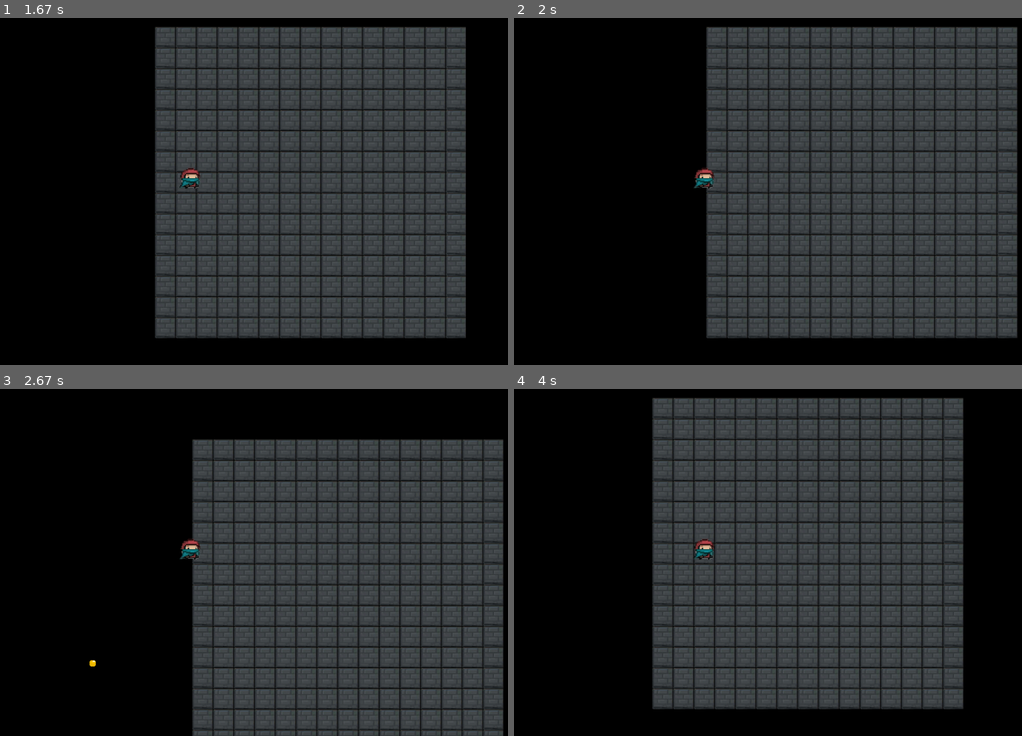
Above: before the commit, frames 1-4 (two rows, left to right).
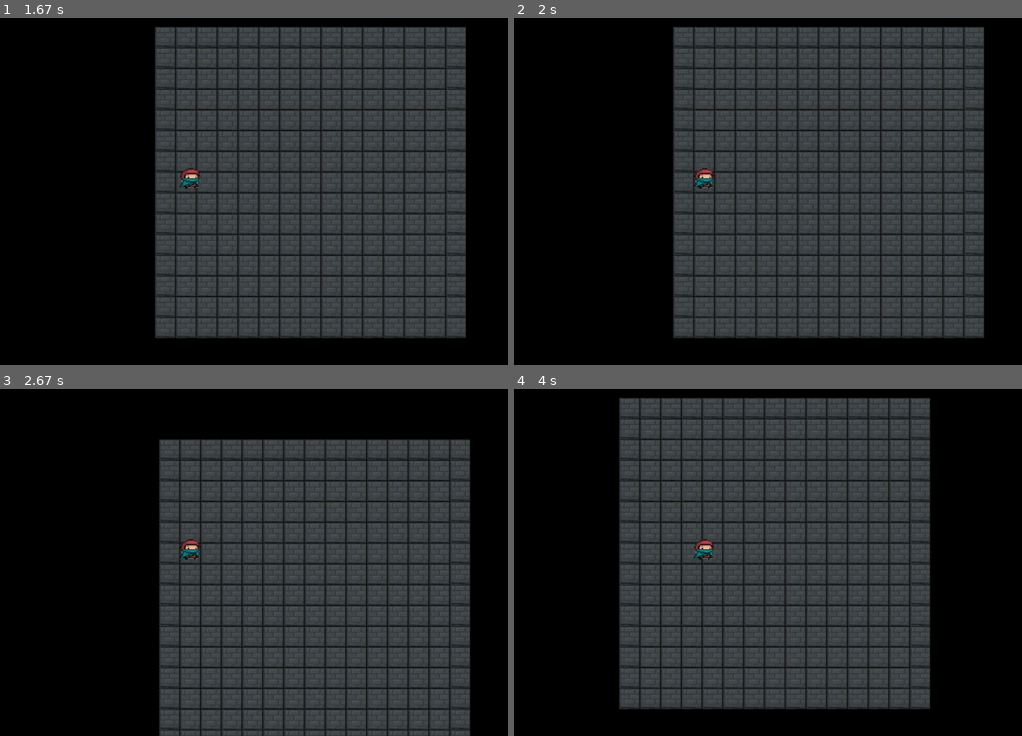
Above: after the commit, the same moments.

Repository: AmirHai/PyGameProject
Game: pygame game, started from classes/main.py
The game is run twice, just before and just after one commit, with the same random seed, the same clock (stepped at 60 frames per second) and the same inputs.
Inputs (mouse positions are in pixels of both pictures, inside the frame that each line leads up to):
- Up to frame 1 (1.67 s): click (167, 49) at 0.38 s; hold A 0.67-1.2 s; hold S 1.23-1.53 s; hold A from 1.57 s (still down)
- Up to frame 2 (2 s): release A at 1.97 s
- Up to frame 3 (2.67 s): click (76, 635) at 2.05 s; hold W from 2.33 s (still down)
- Up to frame 4 (4 s): release W at 2.7 s; hold D 2.73-3.37 s; hold S 3.4-3.77 s; hold A from 3.8 s (still down)

Frame 1 is identical in both runs. In frame 2, 18% of the frame differs, in the area x 31-100%, y 2-93%; in frame 3, 17%; in frame 4, 18%, in the area x 20-89%, y 2-93%.

Commit message:
добавил соприкосновение персонажа со стенами

Diff:
--- a/classes/GameMap.py
+++ b/classes/GameMap.py
@@ -46,6 +46,7 @@
         self.board = [[0] * 100 for _ in range(100)]
         self.MainHeroPosition = [5.0, 5.0]
         self.allWalls = pygame.sprite.Group()
+        self.WallKoordinates = set()
         self.allEmpty = pygame.sprite.Group()
         self.playerGroup = pygame.sprite.Group()
         for i in range(ROOMSIZE):
@@ -56,6 +57,9 @@
                 # обработку поля я вынесу в отдельную функцию))))
                 if i == 0 or i == ROOMSIZE - 1 or j == 0 or j == ROOMSIZE - 1:
                     Wall('wall', x_change, y_change, self.allWalls)
+                    self.WallKoordinates.add((i, j))
+                    self.WallKoordinates.add((i - 1, j))
+                    self.WallKoordinates.add((i, j - 1))
                 else:
                     Wall('empty', x_change, y_change, self.allEmpty)
         Player('hero', self.playerGroup)
@@ -65,3 +69,11 @@
         self.allWalls.draw(SCREEN)
         self.allEmpty.draw(SCREEN)
         self.playerGroup.draw(SCREEN)
+
+    def WallHelper(self, moving):
+        ChangedMove = moving
+        if (int(self.MainHeroPosition[0] - moving[0]), int(self.MainHeroPosition[1])) in self.WallKoordinates:
+            ChangedMove[0] = 0.0
+        if (int(self.MainHeroPosition[0]), int(self.MainHeroPosition[1] - moving[1])) in self.WallKoordinates:
+            ChangedMove[1] = 0.0
+        return ChangedMove
--- a/classes/GameProcess.py
+++ b/classes/GameProcess.py
@@ -32,9 +32,9 @@
         for i, bol in enumerate(allkeys):
             if bol:
                 PlayerSpeed[i // 2 - 1] += 0.1 * (-1) ** (i % 2)
-                gmap.MainHeroPosition = [gmap.MainHeroPosition[0] + PlayerSpeed[0],
-                                         gmap.MainHeroPosition[1] + PlayerSpeed[1]]
-
+        PlayerSpeed = gmap.WallHelper(PlayerSpeed)
+        gmap.MainHeroPosition = [round(gmap.MainHeroPosition[0] - PlayerSpeed[0], 2),
+                                 round(gmap.MainHeroPosition[1] - PlayerSpeed[1], 2)]
         camera.update(round(PlayerSpeed[0] * 40), round(PlayerSpeed[1] * 40))
         for i in bullets_sprites:
             i.update()
